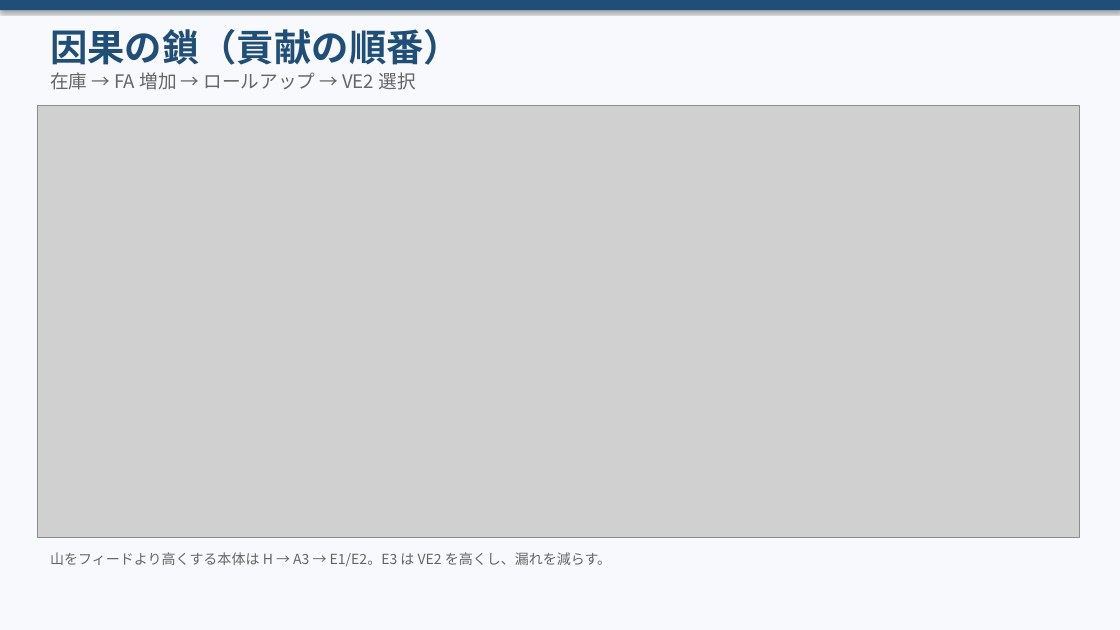
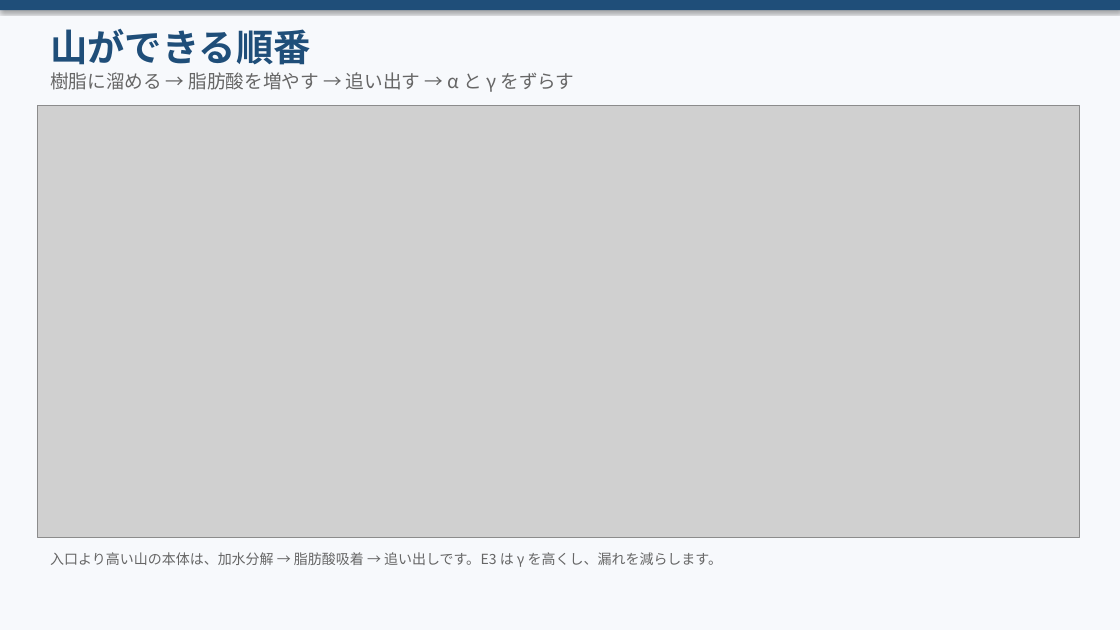
Before and after one commit to zhexingwang/ppt, a slide deck: slide 10 of decks/04_反応一覧_VE貢献_v4/反応一覧_定数_VE出口貢献_v4.pptx (slide 9 before the commit). Drawn at 1120x630 pixels with LibreOffice and Linux fonts; fonts in the diff are those of the drawing; grey boxes stand for pictures. Boxes give left, top, right and bottom in pixels: in the first picture for what was removed or moved away, otherwise in the second. Text is boxed around its words. In the diff, an @@ line names an element or a change of style, - is before the commit and + after.

```diff
--- a/decks/04_反応一覧_VE貢献_v4/反応一覧_定数_VE出口貢献_v4.pptx
+++ b/decks/04_反応一覧_VE貢献_v4/反応一覧_定数_VE出口貢献_v4.pptx
@@ text at <box>50,29,311,65</box>: text changed @@
-因果の鎖（貢献の順番）
+山ができる順番
@@ text at <box>50,72,574,92</box>: text changed @@
-在庫 → FA 増加 → ロールアップ → VE2 選択
+樹脂に溜める → 脂肪酸を増やす → 追い出す → α と γ をずらす
@@ text at <box>50,552,722,567</box>: text changed @@
-山をフィードより高くする本体は H → A3 → E1/E2。E3 は VE2 を高くし、漏れを減らす。
+入口より高い山の本体は、加水分解 → 脂肪酸吸着 → 追い出しです。E3 は γ を高くし、漏れを減らします。
```
Also in this commit, not shown: 12 other slides changed, 1 slide added, 18 other files.
